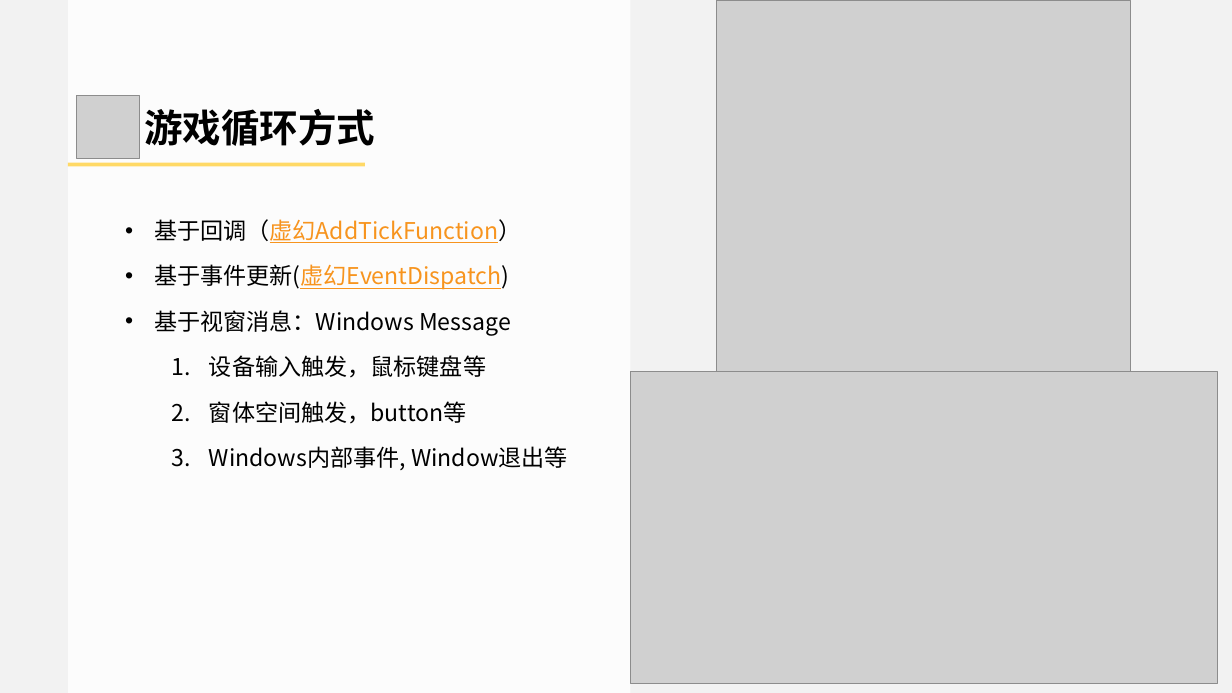
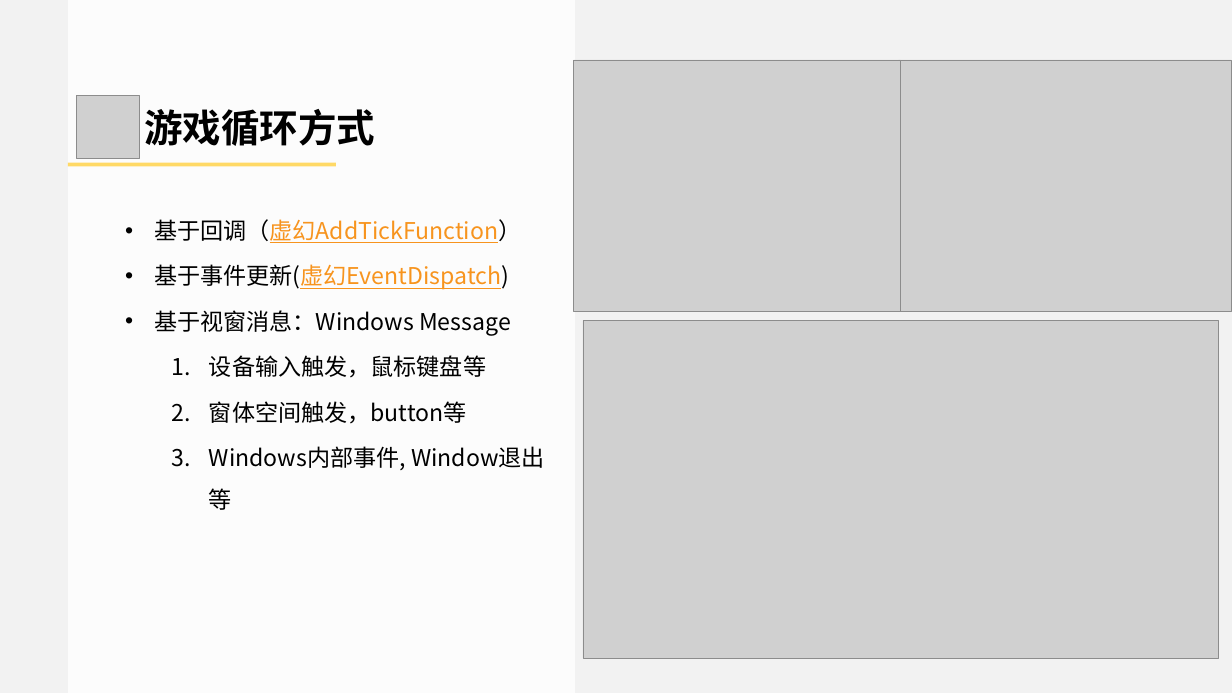
Before and after one commit to doomlover/KSGameEngineTutorials, a slide deck: slide 12 of PPTs/04.引擎基础概念与底层实用系统.pptx. Drawn at 1232x693 pixels with LibreOffice and Linux fonts; fonts in the diff are those of the drawing; grey boxes stand for pictures. Boxes give left, top, right and bottom in pixels: in the first picture for what was removed or moved away, otherwise in the second. Text is boxed around its words. In the diff, an @@ line names an element or a change of style, - is before the commit and + after.

```diff
--- a/PPTs/04.引擎基础概念与底层实用系统.pptx
+++ b/PPTs/04.引擎基础概念与底层实用系统.pptx
@@ rectangle resized from (x1=68, y1=0, x2=630, y2=693) to (x1=68, y1=0, x2=575, y2=693) @@
@@ picture removed at (x1=716, y1=0, x2=1130, y2=371) @@
@@ picture added at (x1=574, y1=60, x2=900, y2=311) @@
@@ picture added at (x1=898, y1=60, x2=1231, y2=311) @@
@@ rectangle resized from (x1=68, y1=163, x2=365, y2=166) to (x1=68, y1=163, x2=336, y2=166) @@
@@ text "基于回调（虚幻AddTickFunction）" rewrapped from (x1=154, y1=219, x2=568, y2=470) to (x1=154, y1=219, x2=521, y2=470) @@
@@ picture resized from (x1=630, y1=371, x2=1217, y2=683) to (x1=583, y1=321, x2=1218, y2=658) @@
```
Also in this commit, not shown: 10 other slides changed.
